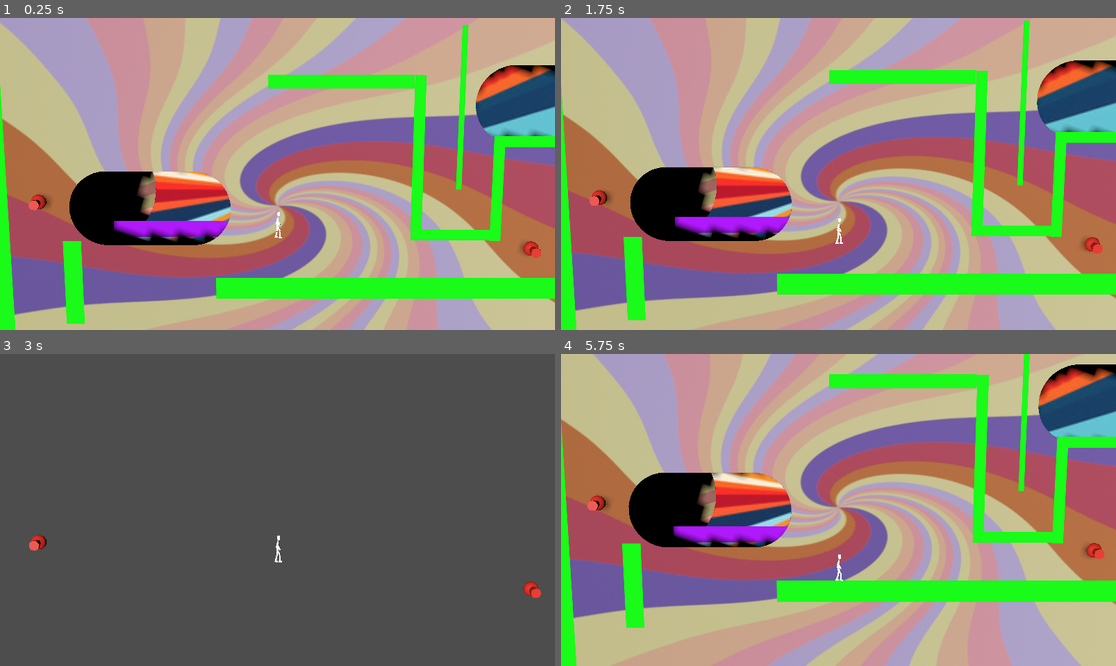
Above: before the commit, frames 1-4 (two rows, left to right).
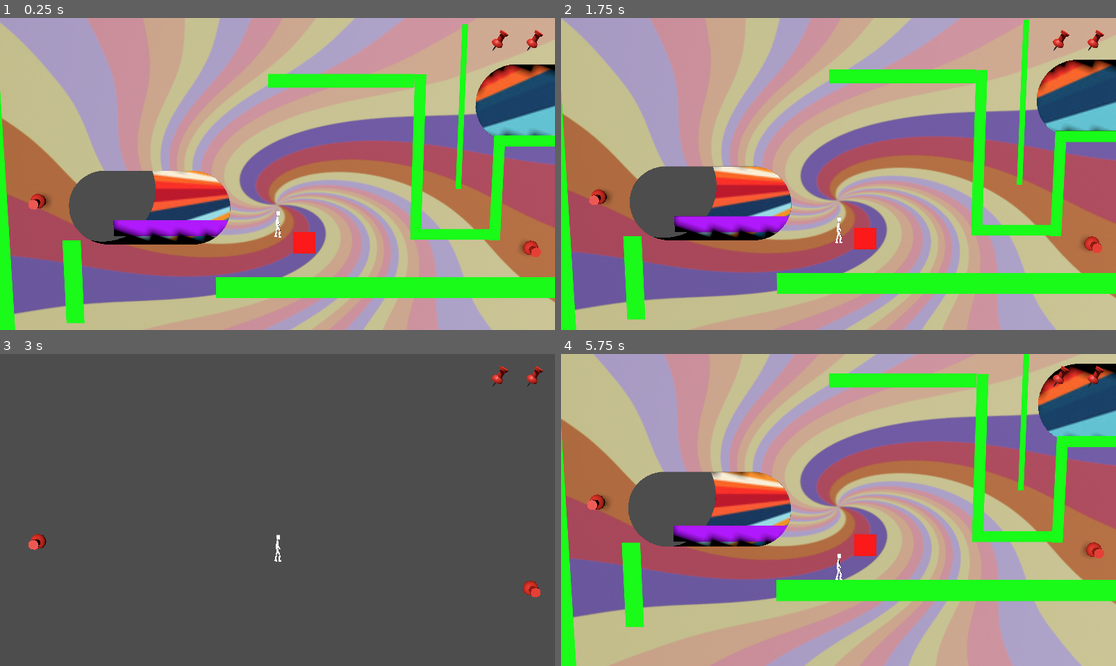
Above: after the commit, the same moments.

Repository: nathanialf/GroovyPictureBook
Game: Godot game, scene res://game.tscn
Two runs of this game, one before a commit and one after it. Both use one fixed random seed, a clock stepped at 60 frames per second and the inputs below.
Inputs:
- Up to frame 1 (0.25 s): no input
- Up to frame 2 (1.75 s): hold D (Move right) 0.53-1.28 s; tap R at 0.6, 1.35 s; tap W (Jump) at 0.77, 1.52 s; hold Up (Page backward) from 1.28 s (still down)
- Up to frame 3 (3 s): release Up (Page backward) at 2.03 s; hold D (Move right) 2.03-2.78 s; tap R at 2.1, 2.85 s; hold Down (Page forward) from 2.78 s (still down)
- Up to frame 4 (5.75 s): tap W (Jump) at 3.02, 3.77, 4.52 s; release Down (Page forward) at 3.53 s; hold A (Move left) 3.53-5.03 s; tap R at 3.6, 4.35, 5.1 s; hold Up (Page backward) from 5.03 s (still down)

The runs differ from the first frame. In frame 1, 6.5% of the frame differs, in the area x 0-100%, y 0-100%; in frame 2, 6.5%; in frame 3, 0.3%; in frame 4, 6.8%.

Commit message:
PushpinUI
PushpinUI

Diff:
--- a/game.tscn
+++ b/game.tscn
@@ -8,9 +8,9 @@
 [ext_resource type="Script" path="res://target_animation.gd" id="4_j5wjh"]
 [ext_resource type="Script" path="res://target_animation_config.gd" id="5_j5wjh"]
 [ext_resource type="PackedScene" uid="uid://dkcbw3cmj3bv3" path="res://models/pushpin.tscn" id="6_ryrav"]
-[ext_resource type="PackedScene" uid="uid://b3bmcwcs6wp1k" path="res://pages/page 3.tscn" id="8_hve3p"]
 [ext_resource type="Script" uid="uid://btf4vy1tqv2el" path="res://models/pushpin_managers.gd" id="9_hve3p"]
 [ext_resource type="AudioStream" uid="uid://coqy6et1rom4g" path="res://music/groovy picture book combined.mp3" id="10_hve3p"]
+[ext_resource type="Texture2D" uid="uid://bbdjy2kx388np" path="res://UI/pushpin.png" id="11_mfdv2"]
 
 [sub_resource type="Resource" id="Resource_vef74"]
 script = ExtResource("5_j5wjh")
@@ -46,7 +46,7 @@
 transform = Transform3D(-5.2453664e-09, 0, 0.12, 0, 0.12, 0, -0.12, 0, -5.2453664e-09, 0, 0, 0)
 
 [node name="Camera3D" type="Camera3D" parent="." unique_id=10132499]
-transform = Transform3D(1, 0, 0, 0, 0.9837067, 0.1797809, 0, -0.1797809, 0.9837067, -0.0009895563, 0.48700434, 2.0908294)
+transform = Transform3D(1, 0, 0, 0, 0.9837067, 0.1797809, 0, -0.1797809, 0.9837067, 0, 0.4850288, 2.091046)
 current = true
 fov = 22.3
 size = 1.3631029
@@ -67,13 +67,13 @@
 [node name="Pages" type="Node3D" parent="." unique_id=1936395579]
 transform = Transform3D(1, 0, 0, 0, 1, 0, 0, 0, 1, 0.96, -0.54, 0)
 script = SubResource("GDScript_hve3p")
-page_scenes = Array[PackedScene]([ExtResource("3_fc0e3"), ExtResource("4_7jktm"), ExtResource("8_hve3p")])
+page_scenes = Array[PackedScene]([ExtResource("3_fc0e3"), ExtResource("4_7jktm")])
 
-[node name="pushpin_manager" type="Node3D" parent="." unique_id=1200090941 node_paths=PackedStringArray("pins", "label")]
+[node name="pushpin_manager" type="Node3D" parent="." unique_id=1200090941 node_paths=PackedStringArray("pins", "ui_pins")]
 script = ExtResource("9_hve3p")
 pins = [NodePath("pushpin"), null, NodePath("pushpin3")]
-label = NodePath("Label3D")
 pickup_dist = 0.1
+ui_pins = [NodePath("../Control/pushpin_ui_control/ui_pushpin"), NodePath("../Control/pushpin_ui_control/ui_pushpin2"), NodePath("../Control/pushpin_ui_control/ui_pushpin3"), NodePath("../Control/pushpin_ui_control/ui_pushpin4"), NodePath("../Control/pushpin_ui_control/ui_pushpin5"), NodePath("../Control/pushpin_ui_control/ui_pushpin6"), NodePath("../Control/pushpin_ui_control/ui_pushpin7"), NodePath("../Control/pushpin_ui_control/ui_pushpin8"), NodePath("../Control/pushpin_ui_control/ui_pushpin9"), NodePath("../Control/pushpin_ui_control/ui_pushpin10")]
 
 [node name="pushpin" parent="pushpin_manager" unique_id=65536298 node_paths=PackedStringArray("player") instance=ExtResource("6_ryrav")]
 transform = Transform3D(0.02, 0, 0, 0, -8.7422775e-10, -0.02, 0, 0.02, -8.7422775e-10, 0.3237479, -0.51593393, 0.051739097)
@@ -83,8 +83,110 @@
 transform = Transform3D(0.02, 0, 0, 0, -8.7422775e-10, -0.02, 0, 0.02, -8.7422775e-10, 1.6406991, -0.6446243, 0.051738977)
 player = NodePath("../../PlayerSprite")
 
-[node name="Label3D" type="Label3D" parent="pushpin_manager" unique_id=251886436]
-
 [node name="AudioStreamPlayer2D" type="AudioStreamPlayer2D" parent="." unique_id=1268595945]
 stream = ExtResource("10_hve3p")
 autoplay = true
+
+[node name="Control" type="Control" parent="." unique_id=1775790728]
+layout_mode = 3
+anchors_preset = 1
+anchor_left = 1.0
+anchor_right = 1.0
+offset_right = 40.0
+offset_bottom = 40.0
+grow_horizontal = 0
+
+[node name="pushpin_ui_control" type="Control" parent="Control" unique_id=1951991676]
+anchors_preset = 0
+offset_right = 40.0
+offset_bottom = 40.0
+
+[node name="ui_pushpin" type="TextureRect" parent="Control/pushpin_ui_control" unique_id=1117308562]
+layout_mode = 0
+offset_left = -121.0
+offset_top = 29.0
+offset_right = -21.0
+offset_bottom = 129.0
+texture = ExtResource("11_mfdv2")
+expand_mode = 1
+
+[node name="ui_pushpin2" type="TextureRect" parent="Control/pushpin_ui_control" unique_id=5822654]
+layout_mode = 0
+offset_left = -241.0
+offset_top = 29.0
+offset_right = -141.0
+offset_bottom = 129.0
+texture = ExtResource("11_mfdv2")
+expand_mode = 1
+
+[node name="ui_pushpin3" type="TextureRect" parent="Control/pushpin_ui_control" unique_id=1705446292]
+layout_mode = 0
+offset_left = -361.0
+offset_top = 29.0
+offset_right = -261.0
+offset_bottom = 129.0
+texture = ExtResource("11_mfdv2")
+expand_mode = 1
+
+[node name="ui_pushpin4" type="TextureRect" parent="Control/pushpin_ui_control" unique_id=543431149]
+layout_mode = 0
+offset_left = -481.0
+offset_top = 29.0
+offset_right = -381.0
+offset_bottom = 129.0
+texture = ExtResource("11_mfdv2")
+expand_mode = 1
+
+[node name="ui_pushpin5" type="TextureRect" parent="Control/pushpin_ui_control" unique_id=916079887]
+layout_mode = 0
+offset_left = -601.0
+offset_top = 29.0
+offset_right = -501.0
+offset_bottom = 129.0
+texture = ExtResource("11_mfdv2")
+expand_mode = 1
+
+[node name="ui_pushpin6" type="TextureRect" parent="Control/pushpin_ui_control" unique_id=566233657]
+layout_mode = 0
+offset_left = -721.0
+offset_top = 29.0
+offset_right = -621.0
+offset_bottom = 129.0
+texture = ExtResource("11_mfdv2")
+expand_mode = 1
+
+[node name="ui_pushpin7" type="TextureRect" parent="Control/pushpin_ui_control" unique_id=1625469636]
+layout_mode = 0
+offset_left = -841.0
+offset_top = 29.0
+offset_right = -741.0
+offset_bottom = 129.0
+texture = ExtResource("11_mfdv2")
+expand_mode = 1
+
+[node name="ui_pushpin8" type="TextureRect" parent="Control/pushpin_ui_control" unique_id=1982600288]
+layout_mode = 0
+offset_left = -961.0
+offset_top = 29.0
+offset_right = -861.0
+offset_bottom = 129.0
+texture = ExtResource("11_mfdv2")
+expand_mode = 1
+
+[node name="ui_pushpin9" type="TextureRect" parent="Control/pushpin_ui_control" unique_id=383953143]
+layout_mode = 0
+offset_left = -1081.0
+offset_top = 29.0
+offset_right = -981.0
+offset_bottom = 129.0
+texture = ExtResource("11_mfdv2")
+expand_mode = 1
+
+[node name="ui_pushpin10" type="TextureRect" parent="Control/pushpin_ui_control" unique_id=646933080]
+layout_mode = 0
+offset_left = -1201.0
+offset_top = 29.0
+offset_right = -1101.0
+offset_bottom = 129.0
+texture = ExtResource("11_mfdv2")
+expand_mode = 1
--- a/models/pushpin.gd
+++ b/models/pushpin.gd
@@ -28,4 +28,5 @@
 		rotation = inital_rot + Vector3(drop_pos*2.0, 0, 0)
 
 	if remove_time > 2.0:
+		print_debug()
 		queue_free()
--- a/models/pushpin_managers.gd
+++ b/models/pushpin_managers.gd
@@ -1,8 +1,8 @@
 extends Node3D
 
 @export var pins: Array[Node3D]
-@export var label: Label3D
 @export var pickup_dist = 1.0
+@export var ui_pins: Array[TextureRect]
 
 func _process(delta: float) -> void:
 	var pin_num = 0
@@ -14,4 +14,9 @@
 
 			pin.pickup_dist = pickup_dist
 
-	label.text = str(pin_num)
+	for pin_index in range(ui_pins.size()):
+		if ui_pins[pin_index] != null:
+			if pin_index<pin_num:
+				ui_pins[pin_index].position.y = 29.0
+			else:
+				ui_pins[pin_index].position.y = -129.0
--- a/pages/page1_test.tscn
+++ b/pages/page1_test.tscn
@@ -78,6 +78,13 @@
 shape = SubResource("RectangleShape2D_woo8u")
 metadata/_edit_lock_ = true
 
+[node name="Polygon2D2" type="Polygon2D" parent="." unique_id=1472210159]
+position = Vector2(1033, 640)
+scale = Vector2(0.3, 0.3)
+color = Color(1, 0, 0, 1)
+polygon = PackedVector2Array(-100, -100, 100, -100, 100, 100, -100, 100)
+uv = PackedVector2Array(-20, -20, 231, -111, 238, 36, -131, 44)
+
 [node name="PageWall4" type="StaticBody2D" parent="." unique_id=803167283]
 position = Vector2(1289.9999, 766.99994)
 scale = Vector2(5, 0.3)
@@ -121,37 +128,31 @@
 position = Vector2(1712, 359)
 scale = Vector2(3.4999998, 1.4999999)
 script = ExtResource("5_o8wol")
-metadata/_custom_type_script = "uid://c0rr1uk6yfw5x"
 
 [node name="PageWallSimple2" type="StaticBody2D" parent="." unique_id=1330778406]
 position = Vector2(1448, 272)
 rotation = 1.5707964
 scale = Vector2(4.351344, 0.74999946)
 script = ExtResource("5_o8wol")
-metadata/_custom_type_script = "uid://c0rr1uk6yfw5x"
 
 [node name="PageWallSimple3" type="StaticBody2D" parent="." unique_id=491389350]
 position = Vector2(1552, 495.99997)
 rotation = 1.5707964
 scale = Vector2(2.7369988, 1.4999993)
 script = ExtResource("5_o8wol")
-metadata/_custom_type_script = "uid://c0rr1uk6yfw5x"
 
 [node name="PageWallSimple4" type="StaticBody2D" parent="." unique_id=511975597]
 position = Vector2(1437, 616)
 scale = Vector2(2.309124, 1.4999993)
 script = ExtResource("5_o8wol")
-metadata/_custom_type_script = "uid://c0rr1uk6yfw5x"
 
 [node name="PageWallSimple5" type="StaticBody2D" parent="." unique_id=387997403]
 position = Vector2(1336, 392)
 rotation = 1.5707964
 scale = Vector2(4.1859984, 1.4999994)
 script = ExtResource("5_o8wol")
-metadata/_custom_type_script = "uid://c0rr1uk6yfw5x"
 
 [node name="PageWallSimple6" type="StaticBody2D" parent="." unique_id=960943260]
 position = Vector2(1128, 200)
 scale = Vector2(3.8499992, 1.7999996)
 script = ExtResource("5_o8wol")
-metadata/_custom_type_script = "uid://c0rr1uk6yfw5x"
Binary file added: UI/pushpin.png
Not shown, added: UI/pushpin.png.import
Not shown: 1 places in pages/page1_test.tscn that only renumber resources
